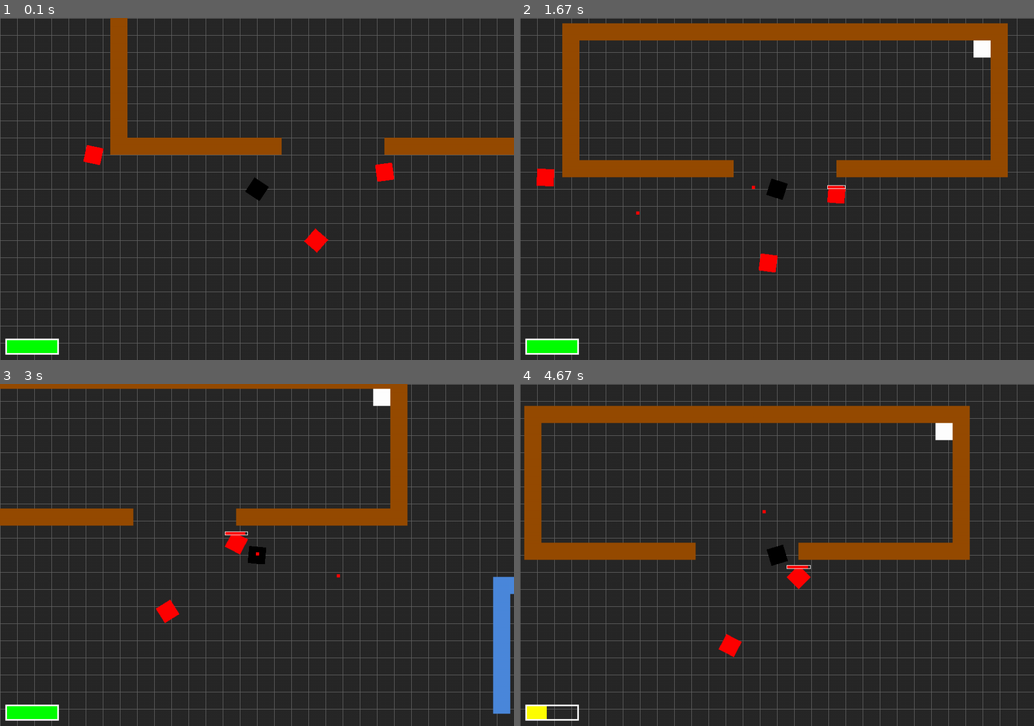
Above: before the commit, frames 1-4 (two rows, left to right).
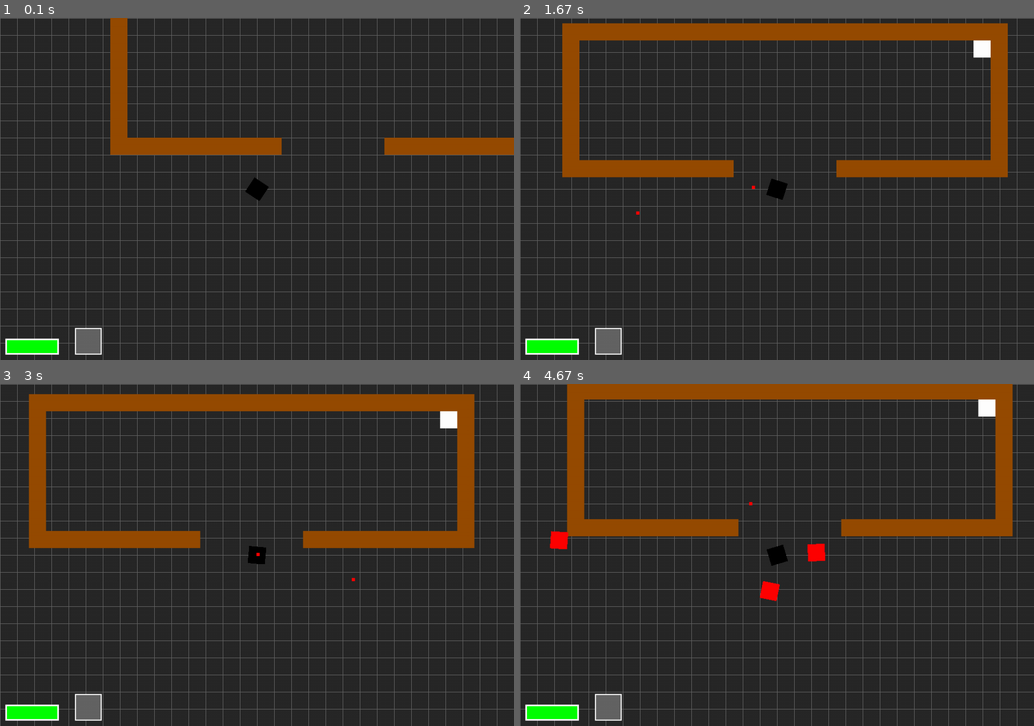
Above: after the commit, the same moments.

Repository: kangshwan/coop_pygame
Game: pygame game, started from main.py
Same seed, same stepped clock (60 frames per second), same inputs: the game is played once before the commit and once after it.
Inputs (mouse positions are in pixels of both pictures, inside the frame that each line leads up to):
- Up to frame 1 (0.1 s): no input
- Up to frame 2 (1.67 s): click (777, 189) at 0.38 s; hold D 0.67-1.13 s; click (941, 178) at 0.75 s; hold W 1.17-1.47 s; click (653, 192) at 1.25 s; hold D from 1.5 s (still down); click (617, 137) at 1.58 s
- Up to frame 3 (3 s): release D at 1.97 s; hold A 2-2.53 s; click (334, 435) at 2.08 s; hold S 2.57-2.87 s; click (318, 585) at 2.65 s; hold A from 2.9 s (still down); click (267, 438) at 2.98 s
- Up to frame 4 (4.67 s): release A at 3.3 s; hold W 3.33-3.7 s; click (591, 544) at 3.42 s; hold D 3.73-4.37 s; click (782, 589) at 3.82 s; hold S from 4.4 s (still down); click (761, 496) at 4.48 s

The runs differ from the first frame. In frame 1, 0.9% of the frame differs, in the area x 14-77%, y 37-99%; in frame 2, 0.9%; in frame 3, 17%; in frame 4, 21%, in the area x 0-96%, y 0-99%.

Commit message:
upgrade enemy movement

Diff:
--- a/hud.py
+++ b/hud.py
@@ -14,6 +14,12 @@
         col = YELLOW
     else:
         col = RED
-
     pg.draw.rect(surf, col, fill_rect)
     pg.draw.rect(surf, WHITE, outline_rect, 3)
+
+def draw_gun_list(surf, x, y, gun_list):
+    BAR_LENGTH = 50
+    BAR_HEIGHT = 50
+    gun_rect = pg.Rect(x, y, BAR_LENGTH, BAR_HEIGHT)
+    pg.draw.rect(surf, LIGHTGREY, gun_rect)
+    pg.draw.rect(surf, WHITE, gun_rect,2)
--- a/main.py
+++ b/main.py
@@ -11,10 +11,9 @@
 from numpy import random
 import time
 import threading
-
-
-
 vec = pg.math.Vector2
+
+
 
 class Game:
     def __init__(self):
@@ -55,13 +54,14 @@
         self.enemy_spawned = 0
         #sprite gruop
         self.all_sprites = pg.sprite.Group()
-        self.zombies = pg.sprite.Group()
-        self.bullets = pg.sprite.Group()
-        self.grenades = pg.sprite.Group()
-        self.obstacle = pg.sprite.Group()
-        self.walls = pg.sprite.Group()
-        self.enemys = pg.sprite.Group()
-        self.feeds = pg.sprite.Group()
+        self.zombies     = pg.sprite.Group()
+        self.bullets     = pg.sprite.Group()
+        self.grenades    = pg.sprite.Group()
+        self.obstacle    = pg.sprite.Group()
+        self.walls       = pg.sprite.Group()
+        self.enemys      = pg.sprite.Group()
+        self.feeds       = pg.sprite.Group()
+        self.explode     = pg.sprite.Group()
         self.feed_pos = []
         self.enemy_pos = []
 
@@ -79,7 +79,7 @@
                     self.feed_pos.append((col,row))
                 if tile == 'E':
                     self.enemy_pos.append((col,row))
-                    Enemy(self, col, row, RED)
+                    #Enemy(self, col, row, RED)
                     #enemy_pos에 col,row 저장. 추후 feed처럼 append하여 생성하면 좋아보임.
         self.camera = Camera(self.map.width, self.map.height)
         # make Camera class / 카메라 객체 생성
@@ -110,13 +110,14 @@
         self.camera.update(self.player)
 
         #update에서 Enemy 생성
-        #if self.now - self.enemy_spawned > 3000:
-        #    for e_position in self.enemy_pos:
-        #        #3초마다 해당 장소에서 생성. 추후 enemy_pos를 list로 쓸경우 for문 안에넣고 index들로 접근해서 생성하면 될듯.
-        #        Enemy(self, e_position[0], e_position[1], RED)
-        #        self.enemy_spawned = self.now
+        if self.now - self.enemy_spawned > 3000:
+            for e_position in self.enemy_pos:
+                #3초마다 해당 장소에서 생성. 추후 enemy_pos를 list로 쓸경우 for문 안에넣고 index들로 접근해서 생성하면 될듯.
+                Enemy(self, e_position[0], e_position[1], RED)
+                self.enemy_spawned = self.now
 
         self.second = ((pg.time.get_ticks() - self.start_tick)/1000)
+
         #hits -> used sprite collide method, (x, y, default boolean) collision check
         hits = pg.sprite.pygame.sprite.spritecollide(self.player, self.enemys, False, collide_hit_rect)
         for hit in hits:
@@ -126,11 +127,29 @@
                 self.playing = False
         if hits:
             self.player.pos += vec(ENEMY_KNOCKBACK, 0).rotate(-hits[0].rot)
+
         # bullet hit the mob
         hits = pg.sprite.groupcollide(self.enemys, self.bullets, False, True)
         for hit in hits:
             hit.health -= PISTOL_DAMAGE
             hit.vel = vec(0, 0)
+        # explosion hit the player
+        hits = pg.sprite.pygame.sprite.spritecollide(self.player, self.explode, False, collide_hit_rect)
+        for hit in hits:
+            self.player.health -= GRENADE_DAMAGE
+            hit.vel = vec(0, 0)
+            if self.player.health <= 0:
+                self.playing = False
+            rot = (self.player.pos - hit.pos).angle_to(vec(1,0))
+            self.player.pos += vec(EXPLOSION_KNOCKBACK, 0).rotate(-rot)
+
+        # explosion hit the mob
+        hits = pg.sprite.groupcollide(self.enemys, self.explode, False, False)
+        for hit in hits:
+            hit.health -= GRENADE_DAMAGE
+            hit.vel = vec(0, 0)
+            hit.pos += vec(EXPLOSION_KNOCKBACK, 0).rotate(-hit.rot)
+
 
 
     def events(self):
@@ -163,7 +182,7 @@
 
         # HUD functions
         draw_player_health(self.screen, 10, HEIGHT - 40, self.player.health / PLAYER_HEALTH)
-
+        draw_gun_list(self.screen, 140, HEIGHT-60, self.player.gun_status)
         pg.display.update()
 
     def load_data(self):
--- a/setting.py
+++ b/setting.py
@@ -1,4 +1,5 @@
 import pygame as pg
+
 # this file is basic settings of game
 TITLE = "Zombie Survival"
 WIDTH = 960
@@ -23,6 +24,7 @@
 GREEN     = (  0,255,  0)
 GRENADE   = ( 11, 64,  8)
 YELLOW    = (255,255,  0)
+ORANGE    = (255,127,  0)
 
 #player properties
 PLAYER_ACC = 0.45
@@ -43,12 +45,21 @@
 # grenade properties
 GRENADE_SPEED = 600
 GRENADE_LIFETIME = 3000
-GRENADE_RATE = 10000
+GRENADE_RATE = 1000
+GRENADE_DAMAGE = 60
+EXPLOSION_LITETIME = 500
+EXPLOSION_KNOCKBACK = 70
+
 
 # enemy properties
 ENEMY_HEALTH = 100
 ENEMY_DAMAGE = 10
-ENEMY_KNOCKBACK = 2
+ENEMY_KNOCKBACK = 20
+ENEMY_SPEED = [100, 150, 75, 125]
+ENEMY_FRICTION = -1
+ENEMY_HIT_BOX = pg.Rect(0, 0, 30, 30)
+AVOID_RADIUS = 50
+
 # item properties
 SPEEDUP_RATE = 5000
 
--- a/sprites.py
+++ b/sprites.py
@@ -6,8 +6,35 @@
 from tilemap import *
 from time import sleep
 import math
-
 vec = pg.math.Vector2
+
+def collide_with_gameobject(sprite,group,dir):
+    if dir == 'x':
+        # see collide with x axis
+        # x 방향으로 충돌 확인
+        hits = pg.sprite.spritecollide(sprite, group, False, collide_hit_rect)
+        if hits:
+            if hits[0].rect.centerx > sprite.hitbox.centerx:
+                sprite.pos.x = hits[0].rect.left - sprite.hitbox.width/2
+                # x 방향 속도가 양수일 경우 -> 오른쪽으로 진행하고있음 따라서 position을 다시 세팅해줌
+            if hits[0].rect.centerx < sprite.hitbox.centerx:
+                sprite.pos.x = hits[0].rect.right + sprite.hitbox.width/2
+                # x 방향 속도가 음수일 경우 -> 왼쪽으로 진행하고있음 따라서 position을 다시 세팅해줌
+            sprite.vel.x = 0
+            # 부딫혔으니 x방향 속도를 0으로 해줌.
+            sprite.hitbox.centerx = sprite.pos.x
+    if dir == 'y':
+        hits = pg.sprite.spritecollide(sprite, group, False,collide_hit_rect)
+        if hits:
+            if hits[0].rect.centery > sprite.hitbox.centery:
+                sprite.pos.y = hits[0].rect.top - sprite.hitbox.height/2
+                # y 방향 속도가 양수일 경우 -> 아래으로 진행하고있음 따라서 position을 다시 세팅해줌
+            if hits[0].rect.centery < sprite.hitbox.centery:
+                sprite.pos.y = hits[0].rect.bottom + sprite.hitbox.height/2
+                # y 방향 속도가 양수일 경우 -> 위쪽으로 진행하고있음 따라서 position을 다시 세팅해줌
+            sprite.vel.y = 0
+            # 부딫혔으니 y방향 속도를 0으로 해줌
+            sprite.hitbox.centery = sprite.pos.y
 
 class Player(pg.sprite.Sprite):
 
@@ -27,7 +54,7 @@
         self.rect = self.image.get_rect()
         self.hitbox = PLAYER_HIT_BOX
         self.hitbox.center = self.rect.center
-        self.pos = vec(x*32, y*32)
+        self.pos = vec(x, y)*TILESIZE
         self.vel = vec(0,0)
         self.acc = vec(0,0)
         self.rot = 0
@@ -103,11 +130,15 @@
                         # This is for bullet spreads like shotgun
                         # 산탄총 처럼 퍼져나가게 하기 위함
         if key[2]:
+            #마우스 우클릭시
             now = pg.time.get_ticks()
             if now - self.last_grenade > GRENADE_RATE:
                 self.last_grenade = now
                 dir = vec(1,0).rotate(self.rot)
-                Grenade(self.game, self.pos, dir)
+                relate_pos = vec(pg.mouse.get_pos()[0] - self.game.camera.camera.x, pg.mouse.get_pos()[1] - self.game.camera.camera.y)
+                dir_size = relate_pos-self.pos
+                magnitude = math.sqrt(dir_size.x**2 + dir_size.y**2)
+                Grenade(self.game, self.pos, dir, magnitude)
                 print('fire in the hole!')
 
     def update(self):
@@ -126,9 +157,9 @@
             # simple vector calculate / 간단한 벡터계산을 이용하였음. 현재속력이 3보다 클경우 3으로 고정하기위한 수식.
         self.pos += self.vel
         self.hitbox.centerx = self.pos.x
-        self.collide_with_walls('x')
+        collide_with_gameobject(self, self.game.walls,'x')
         self.hitbox.centery = self.pos.y
-        self.collide_with_walls('y')
+        collide_with_gameobject(self, self.game.walls,'y')
         self.hitbox.centerx = self.pos.x
         self.collide_with_enemy('x')
         self.hitbox.centery = self.pos.y
@@ -139,33 +170,6 @@
         if self.now - self.last_speed > SPEEDUP_RATE:
             self.max_speed = 3
 
-    def collide_with_walls(self,dir):
-        if dir == 'x':
-            # see collide with x axis
-            # x 방향으로 충돌 확인
-            hits = pg.sprite.spritecollide(self, self.game.walls, False, collide_hit_rect)
-            if hits:
-                if hits[0].rect.centerx > self.hitbox.centerx:
-                    self.pos.x = hits[0].rect.left - self.hitbox.width/2
-                    # x 방향 속도가 양수일 경우 -> 오른쪽으로 진행하고있음 따라서 position을 다시 세팅해줌
-                if hits[0].rect.centerx < self.hitbox.centerx:
-                    self.pos.x = hits[0].rect.right + self.hitbox.width/2
-                    # x 방향 속도가 음수일 경우 -> 왼쪽으로 진행하고있음 따라서 position을 다시 세팅해줌
-                self.vel.x = 0
-                # 부딫혔으니 x방향 속도를 0으로 해줌.
-                self.hitbox.centerx = self.pos.x
-        if dir == 'y':
-            hits = pg.sprite.spritecollide(self, self.game.walls, False,collide_hit_rect)
-            if hits:
-                if hits[0].rect.centery > self.hitbox.centery:
-                    self.pos.y = hits[0].rect.top - self.hitbox.height/2
-                    # y 방향 속도가 양수일 경우 -> 아래으로 진행하고있음 따라서 position을 다시 세팅해줌
-                if hits[0].rect.centery < self.hitbox.centery:
-                    self.pos.y = hits[0].rect.bottom + self.hitbox.height/2
-                    # y 방향 속도가 양수일 경우 -> 위쪽으로 진행하고있음 따라서 position을 다시 세팅해줌
-                self.vel.y = 0
-                # 부딫혔으니 y방향 속도를 0으로 해줌
-                self.hitbox.centery = self.pos.y
 
     #위와 동일할것으로 예상
     def collide_with_enemy(self,dir):
@@ -244,7 +248,7 @@
             self.kill()
 
 class Grenade(pg.sprite.Sprite):
-    def __init__(self, game, pos, dir):
+    def __init__(self, game, pos, dir, magnitude):
         self.groups = game.all_sprites, game.grenades
         pg.sprite.Sprite.__init__(self, self.groups)
         self.game = game
@@ -256,6 +260,15 @@
         self.dir = dir
         self.speed = GRENADE_SPEED
         self.spawn_time = pg.time.get_ticks()
+        self.power = magnitude
+        if self.power > 300:
+            pass
+        elif self.power > 200:
+            self.speed *= 0.8
+        elif self.power > 100:
+            self.speed *= 0.6
+        else:
+            self.speed *= 0.4
 
     def load_images(self):
         self.image = pg.Surface(self.size, pg.SRCALPHA)
@@ -269,15 +282,15 @@
         elif  math.sqrt(self.vel.x**2 + self.vel.y**2) < 0 :
             self.vel = 0
         self.rect.centerx = self.pos.x
-        self.collide_with_walls('x')
+        self.reflect_with_walls('x')
         self.rect.centery = self.pos.y
-        self.collide_with_walls('y')
+        self.reflect_with_walls('y')
 
         if pg.time.get_ticks() - self.spawn_time > GRENADE_LIFETIME:
             self.kill()
-            #call sprite - explode
-
-    def collide_with_walls(self,dir):
+            Explode(self.game, self.pos)
+
+    def reflect_with_walls(self,dir):
         if dir == 'x':
             # see collide with x axis
             # x 방향으로 충돌 확인
@@ -308,6 +321,7 @@
                 self.vel.y = 0
                 # 부딫혔으니 y방향 속도를 0으로 해줌
                 self.rect.centery = self.pos.y
+
     def reflect(self, NV):
         self.dir = self.dir.reflect(pg.math.Vector2(NV))
 
@@ -320,16 +334,27 @@
         self.image.fill(color)
         self.origin_image = self.image
         self.rect = self.image.get_rect()
+        self.hitbox = ENEMY_HIT_BOX.copy()
+        self.hitbox.center = self.rect.center
         self.image.fill(RED)
-        self.pos = vec(x, y) *TILESIZE
+        self.pos = vec(x, y) * TILESIZE
+        self.vel = vec(0, 0)
+        self.acc = vec(0, 0)
         self.rect.center = self.pos
         #self.rect.x = self.pos.x*TILESIZE
         #self.rect.y = self.pos.y*TILESIZE
         #제 생각에 문제는 단 한번으로 좌표를 할당해도되는데 좌표할당행위를 나눠서 여러번 해서
         #문제가 생겼던것 같습니다. 이렇게 하니 잘 되는것같네요!
-        self.speedy = 1
+
+        self.speed = random.choice(ENEMY_SPEED)
         self.rot = 0
         self.health = ENEMY_HEALTH
+    def avoid_enemys(self):
+        for enemy in self.game.enemys:
+            if enemy != self:
+                dist = self.pos - enemy.pos
+                if 0 < dist.length() < AVOID_RADIUS:
+                    self.acc += dist.normalize()
 
     def update(self):
         #self.rect.x -= self.speedy
@@ -337,18 +362,30 @@
         self.image = pg.transform.rotate(self.origin_image, self.rot)
         self.rect = self.image.get_rect()
         self.rect.center = self.pos
+        self.acc = vec(1, 0).rotate(-self.rot)
+        self.avoid_enemys()
+        self.acc.scale_to_length(self.speed)
+        self.acc += self.vel * ENEMY_FRICTION
+        self.vel += self.acc * self.game.dt
+        self.pos += self.vel * self.game.dt + 0.5 * self.acc * self.game.dt**2
+        self.hitbox.centerx = self.pos.x
+        collide_with_gameobject(self, self.game.walls, 'x')
+        self.hitbox.centery = self.pos.y
+        collide_with_gameobject(self, self.game.walls, 'x')
+        self.rect.center = self.hitbox.center
         #bullet이랑 enemy가 충돌시 둘 다 kill
         if self.health <= 0:
             self.kill()
 
     def draw_health(self):
-        col = RED
-        width = int(self.rect.width * self.health / ENEMY_HEALTH)
+        col = YELLOW
+        width = int(self.hitbox.width * self.health / ENEMY_HEALTH)
         self.health_bar = pg.Rect(0, 0, width, 7)
-        self.outer_edge = pg.Rect(0, 0, self.rect.width, 7)
+        self.outer_edge = pg.Rect(0, 0, self.hitbox.width, 7)
         if self.health < ENEMY_HEALTH:
             pg.draw.rect(self.image, col, self.health_bar)
             pg.draw.rect(self.image, WHITE, self.outer_edge, 1)
+
 #아이템 상자 생성
 class Feed(pg.sprite.Sprite):
     def __init__(self, game, x, y):
@@ -363,7 +400,29 @@
         self.rect.y = self.pos.y*TILESIZE
         # 추후 random을 통해 바꿔야함.
         self.item_no = 1
+
 class Explode(pg.sprite.Sprite):
+    def __init__(self, game, pos):
+        self.groups = game.all_sprites, game.explode
+        pg.sprite.Sprite.__init__(self, self.groups)
+        self.game = game
+        self.size = (60,60)
+        self.load_images()
+        self.rect = self.image.get_rect()
+        self.pos = vec(pos)
+        self.rect.center = pos
+        self.spawn_time = pg.time.get_ticks()
+
+    def load_images(self):
+        self.image = pg.Surface(self.size, pg.SRCALPHA)
+        self.image.fill(ORANGE)
+        pass
+
+    def update(self):
+        if pg.time.get_ticks() - self.spawn_time > EXPLOSION_LITETIME:
+            self.kill()
+        pass
+
     pass
 class Wall(pg.sprite.Sprite):
     def __init__(self, game, x, y, color):
Not shown, changed: README.md
